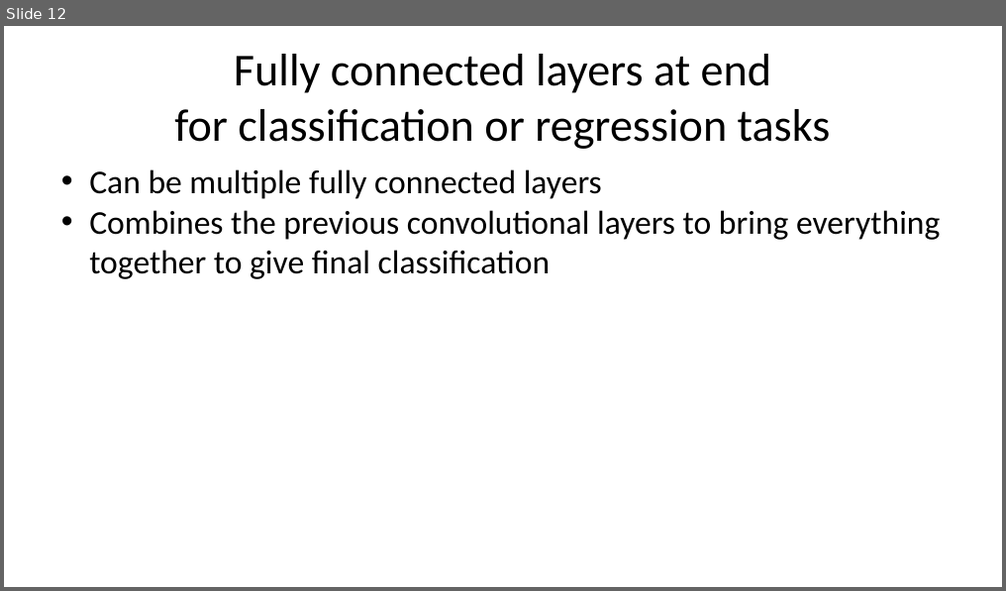
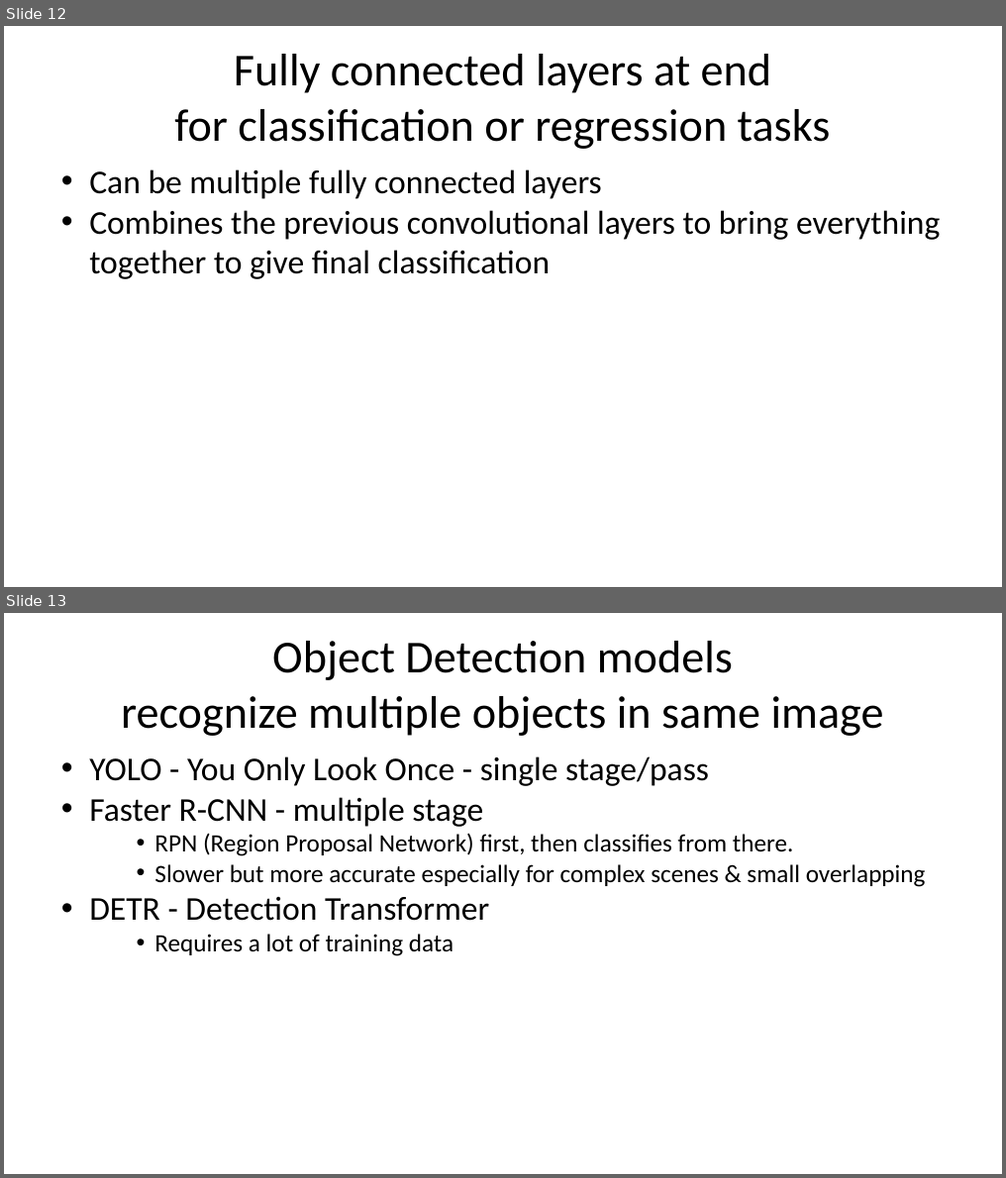
Before and after one commit to gigaprog/p_presentations, a slide deck: AI/AI PyTorch.pptx. Shown one above the other, each under a label of ours: slide 12 before the commit, slides 12 and 13 after it. The pictures are 1006x591 and 1006x1178 pixels, drawn with LibreOffice and Linux fonts; fonts in the diff are those of the drawing. Boxes give left, top, right and bottom in pixels: in the first picture for what was removed or moved away, otherwise in the second. Text is boxed around its words. In the diff, an @@ line names an element or a change of style, - is before the commit and + after.

Commit message:
ai

```diff
--- a/AI/AI PyTorch.pptx
+++ b/AI/AI PyTorch.pptx
@@ slide 13 added at box(4, 613, 1002, 1174), background #FFFFFF @@
@@ title added at box(121, 641, 884, 736), 44 pt, text #000000 @@
+Object Detection models
+recognize multiple objects in same image
@@ text added at box(89, 757, 926, 957), 24 pt, text #000000 @@
+• YOLO - You Only Look Once - single stage/pass
+• Faster R-CNN - multiple stage
+    • RPN (Region Proposal Network) first, then classifies from there.
+    • Slower but more accurate especially for complex scenes & small overlapping
+• DETR - Detection Transformer
+    • Requires a lot of training data
```
Also in this commit, not shown: 2 slides changed, 1 other slide added.
